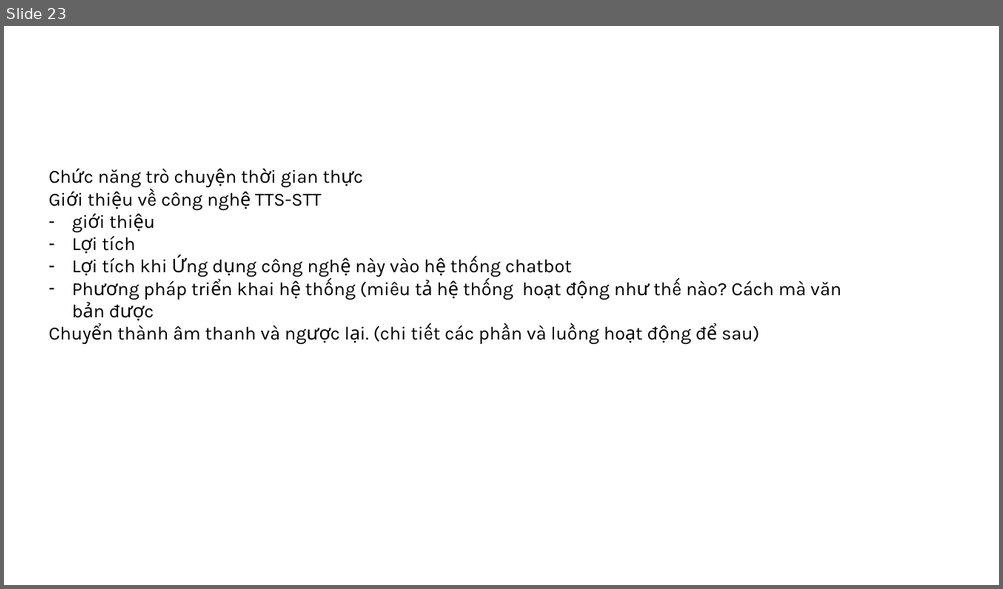
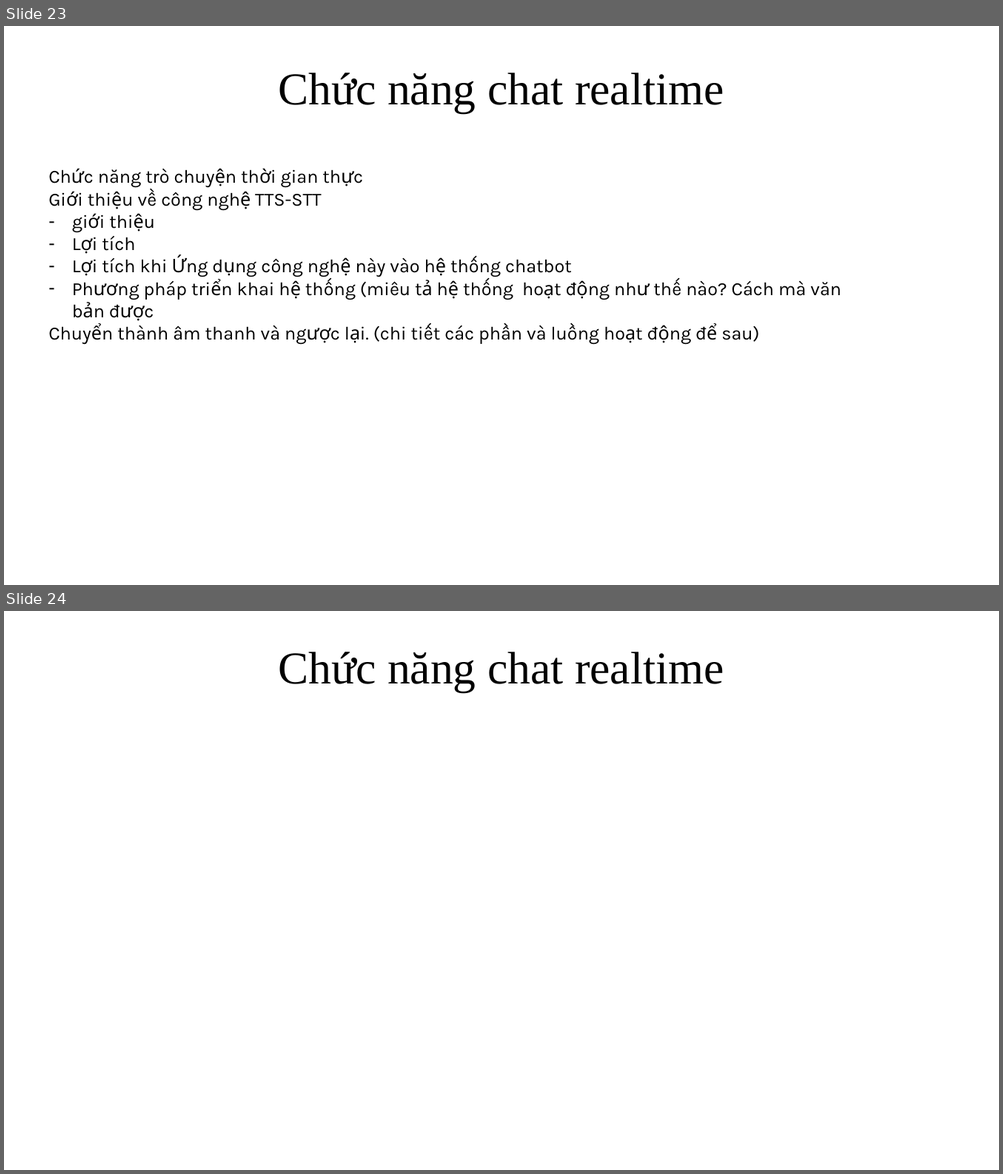
Before and after one commit to ngovanuc/Vietnamese_History_Chatbot, a slide deck: documents/slide bao cao.pptx. Shown one above the other, each under a label of ours: slide 23 before the commit, slides 23 and 24 after it. The pictures are 1003x589 and 1003x1174 pixels, drawn with LibreOffice and Linux fonts; fonts in the diff are those of the drawing. Boxes give left, top, right and bottom in pixels: in the first picture for what was removed or moved away, otherwise in the second. Text is boxed around its words. In the diff, an @@ line names an element or a change of style, - is before the commit and + after.

```diff
--- a/documents/slide bao cao.pptx
+++ b/documents/slide bao cao.pptx
@@ slide 24 added at [4,611,999,1170], background #FFFFFF @@
@@ text added at [278,652,724,692], 44 pt, text #000000 @@
+Chức năng chat realtime
@@ slide 23 changed as well @@
@@ title added at [278,73,724,113], 44 pt, text #000000 @@
+Chức năng chat realtime
```
Also in this commit, not shown: 11 other slides changed, 8 other slides added, 8 slides removed.
